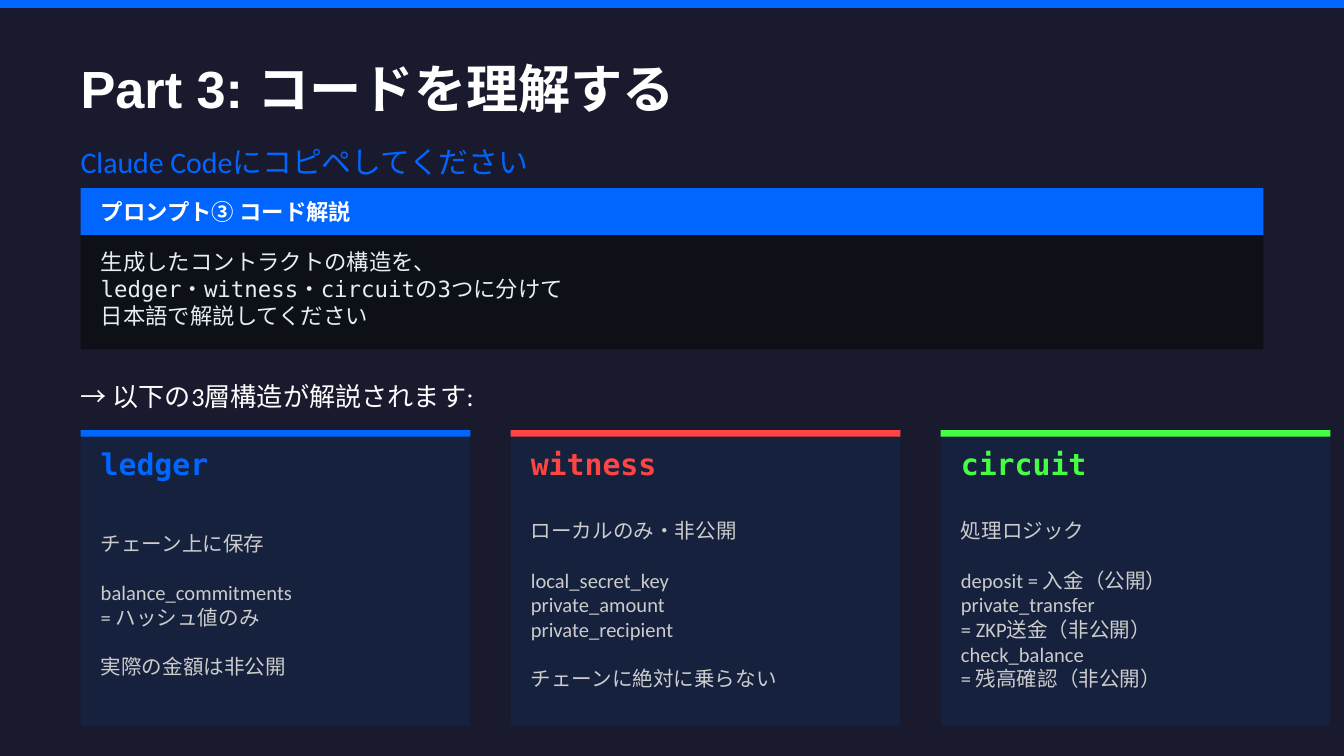
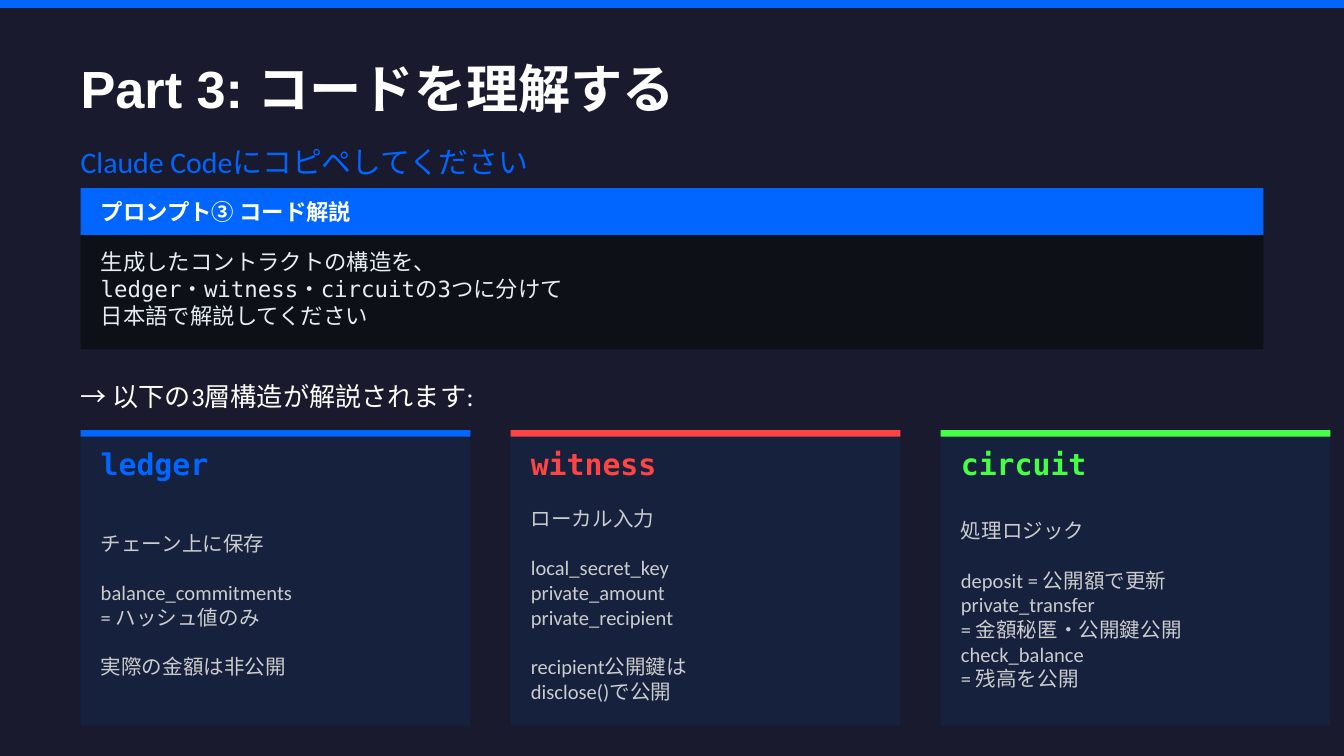
Before and after one commit to sition-jp/midnight-private-payment-demo, a slide deck: slide 9 of docs/midnight-mcp-manual-v2.pptx. Drawn at 1344x756 pixels with LibreOffice and Linux fonts; fonts in the diff are those of the drawing. Boxes give left, top, right and bottom in pixels: in the first picture for what was removed or moved away, otherwise in the second. Text is boxed around its words. In the diff, an @@ line names an element or a change of style, - is before the commit and + after.

```diff
--- a/docs/midnight-mcp-manual-v2.pptx
+++ b/docs/midnight-mcp-manual-v2.pptx
@@ text at (x1=531, y1=509, x2=654, y2=528): text changed @@
-ローカルのみ・非公開
+ローカル入力
@@ text at (x1=961, y1=571, x2=1166, y2=592): text changed @@
-deposit = 入金（公開）
+deposit = 公開額で更新
@@ text at (x1=976, y1=619, x2=1182, y2=639): text changed @@
-= ZKP送金（非公開）
+= 金額秘匿・公開鍵公開
@@ text at (x1=531, y1=657, x2=687, y2=702): text changed @@
-チェーンに絶対に乗らない
+recipient公開鍵は
+disclose()で公開
@@ text at (x1=976, y1=668, x2=1079, y2=688): text changed @@
-= 残高確認（非公開）
+= 残高を公開
```
Also in this commit, not shown: 2 other slides changed, 21 other files.
